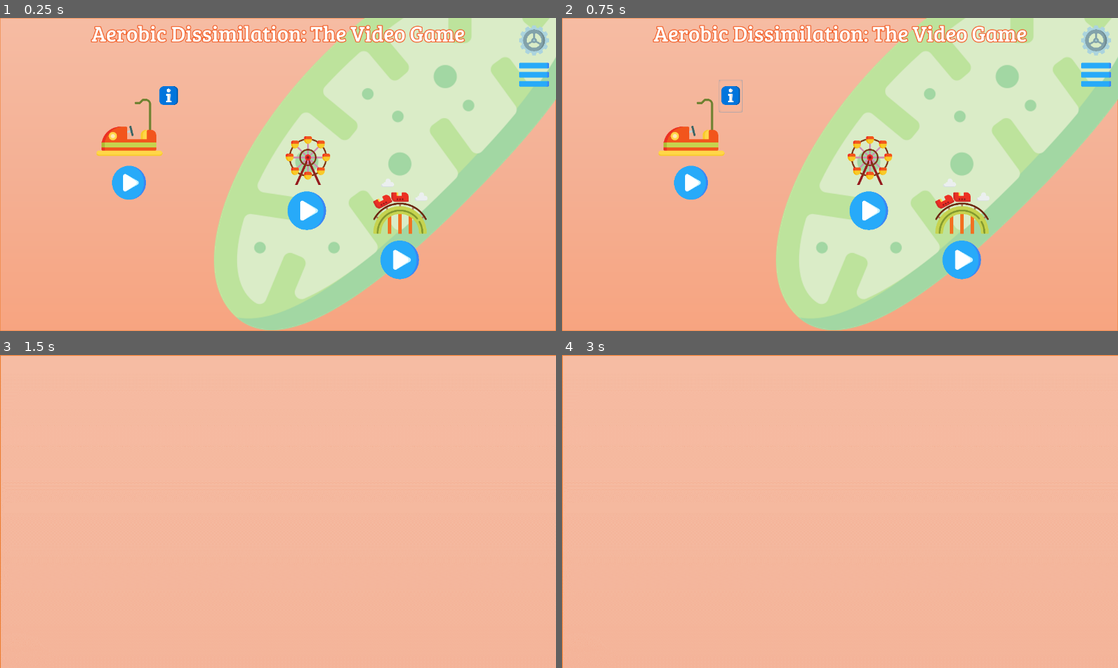
Above: before the commit, frames 1-4 (two rows, left to right).
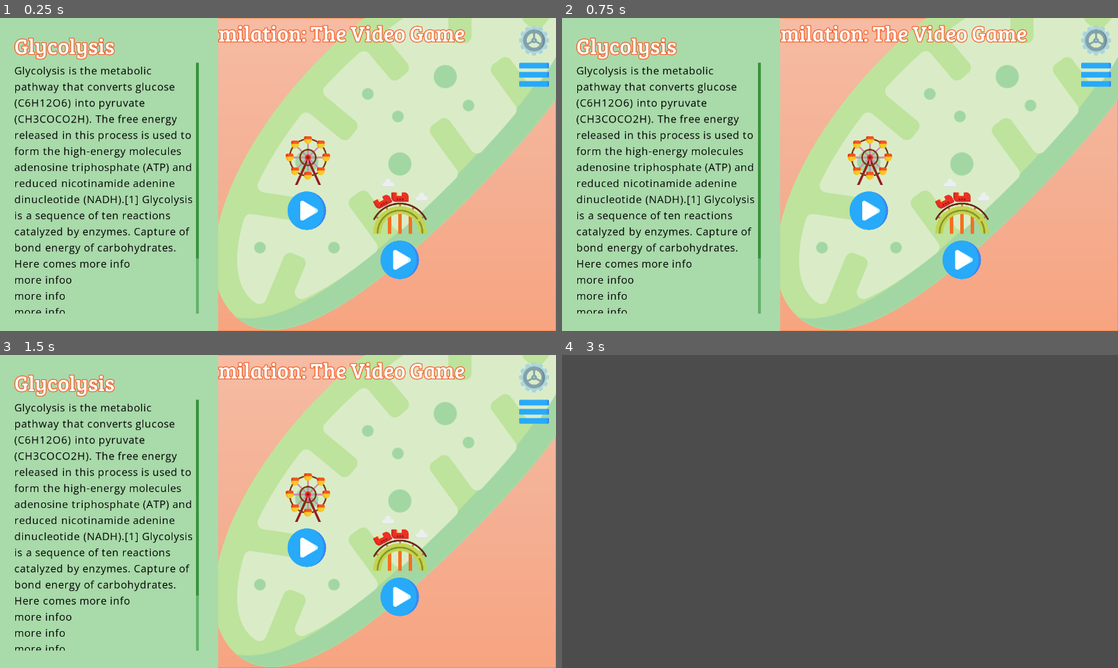
Above: after the commit, the same moments.

Repository: JJWRoeloffs/AerobicDissimilationGame
Game: Godot game, scene res://src/scenes/Main.tscn
The game is run twice, just before and just after one commit, with the same random seed, the same clock (stepped at 60 frames per second) and the same inputs.
Inputs (mouse positions are in pixels of both pictures, inside the frame that each line leads up to):
- Up to frame 1 (0.25 s): no input
- Up to frame 2 (0.75 s): click (728, 96) at 0.5 s
- Up to frame 3 (1.5 s): click (127, 520) at 1.25 s
- Up to frame 4 (3 s): click (689, 520) at 2.02 s; click (867, 549) at 2.77 s

The runs differ from the first frame. In frame 1, 39% of the frame differs, in the area x 0-40%, y 0-100%; in frame 2, 39%; in frame 3, 81%; in frame 4, 100%, in the area x 0-100%, y 0-100%.
Error after the commit: Parse Error: The identifier "signal" isn't declared in the current scope. (res://src/buttons/InfoButton.gd:12)

Commit message:
info popup has the right fonts, only the info button doesn't work yet

Diff:
--- /dev/null
+++ b/assets/fonts/dark_green_scrollbar_style.tres
@@ -0,0 +1,5 @@
+[gd_resource type="StyleBoxFlat" format=2]
+
+[resource]
+content_margin_left = 7.0
+bg_color = Color( 0.0503235, 0.378906, 0.0577074, 1 )
--- /dev/null
+++ b/assets/fonts/green_scrollbar_style.tres
@@ -0,0 +1,5 @@
+[gd_resource type="StyleBoxFlat" format=2]
+
+[resource]
+content_margin_left = 7.0
+bg_color = Color( 0.388235, 0.705882, 0.427451, 1 )
--- /dev/null
+++ b/assets/fonts/info_text_theme.tres
@@ -0,0 +1,24 @@
+[gd_resource type="Theme" load_steps=6 format=2]
+
+[ext_resource path="res://assets/fonts/OpenSans-Regular.ttf" type="DynamicFontData" id=1]
+[ext_resource path="res://assets/fonts/green_scrollbar_style.tres" type="StyleBox" id=3]
+[ext_resource path="res://assets/fonts/dark_green_scrollbar_style.tres" type="StyleBox" id=4]
+
+[sub_resource type="StyleBoxFlat" id=8]
+content_margin_left = 7.0
+bg_color = Color( 0.224304, 0.574219, 0.231445, 1 )
+
+[sub_resource type="DynamicFont" id=1]
+size = 24
+extra_spacing_top = 1
+extra_spacing_bottom = 1
+extra_spacing_char = 1
+font_data = ExtResource( 1 )
+
+[resource]
+default_font = SubResource( 1 )
+VScrollBar/styles/grabber = SubResource( 8 )
+VScrollBar/styles/grabber_highlight = ExtResource( 4 )
+VScrollBar/styles/grabber_pressed = ExtResource( 4 )
+VScrollBar/styles/scroll = ExtResource( 3 )
+VScrollBar/styles/scroll_focus = null
--- /dev/null
+++ b/assets/fonts/white_gradient.tres
@@ -0,0 +1,5 @@
+[gd_resource type="Gradient" format=2]
+
+[resource]
+offsets = PoolRealArray( 0 )
+colors = PoolColorArray( 0.067749, 0.722656, 0.185428, 1 )
--- a/src/buttons/InfoButton.gd
+++ b/src/buttons/InfoButton.gd
@@ -1,13 +1,26 @@
 tool
 extends Button
 
-export(String, FILE) var next_scene_path: = ""
+#export(String, FILE) var next_scene_path: = ""
 
-func _on_button_up() -> void:
-    get_tree().change_scene(next_scene_path)
+onready var scene_tree: = get_tree()
+onready var info_overlay: ColorRect = get_node("InfoRect")
 
-func _get_configuration_warning() -> String:
-    if next_scene_path == "":
-        return "next_scene_path has to be set for button to work"
-    else:
-        return ""
+var paused: = false setget set_paused
+
+func _unhandled_input(event: InputEvent) -> void:
+    if signal._on_InfoButton_up():
+        paused = not paused
+        #get_tree().change_scene(next_scene_path)
+        info_overlay.visible = true
+
+func set_paused(value: bool=true) -> void:
+    paused = value
+    scene_tree.paused = value
+    info_overlay.visible = value
+
+#func _get_configuration_warning() -> String:
+#    if next_scene_path == "":
+#        return "next_scene_path has to be set for button to work"
+#    else:
+#        return ""
--- /dev/null
+++ b/src/buttons/InfoButton.tscn
@@ -0,0 +1,17 @@
+[gd_scene load_steps=3 format=2]
+
+[ext_resource path="res://src/buttons/InfoButton.gd" type="Script" id=1]
+[ext_resource path="res://assets/images/info.png" type="Texture" id=2]
+
+[node name="InfoButton" type="Button"]
+anchor_left = 0.282031
+anchor_top = 0.197222
+anchor_right = 0.325
+anchor_bottom = 0.301389
+icon = ExtResource( 2 )
+flat = true
+expand_icon = true
+script = ExtResource( 1 )
+__meta__ = {
+"_edit_use_anchors_": true
+}
--- /dev/null
+++ b/src/scenes/infomenus/InfoMenuControl.gd
@@ -0,0 +1,3 @@
+extends Control
+
+export(String, FILE) var info_button_overlay: = ""
--- /dev/null
+++ b/src/scenes/infomenus/InfoMenuControl.tscn
@@ -0,0 +1,52 @@
+[gd_scene load_steps=4 format=2]
+
+[ext_resource path="res://assets/fonts/aerobic_dissimilation_theme.tres" type="Theme" id=1]
+[ext_resource path="res://assets/fonts/info_text_theme.tres" type="Theme" id=2]
+[ext_resource path="res://src/scenes/infomenus/InfoMenuControl.gd" type="Script" id=3]
+
+[node name="InfoMenuControl" type="Control"]
+margin_right = 502.0
+margin_bottom = 723.0
+script = ExtResource( 3 )
+
+[node name="InfoRect" type="ColorRect" parent="."]
+anchor_right = 1.0
+anchor_bottom = 1.0
+color = Color( 0.666667, 0.858824, 0.670588, 1 )
+
+[node name="VBoxContainer" type="VBoxContainer" parent="InfoRect"]
+anchor_right = 1.0
+anchor_bottom = 1.0
+margin_left = 33.0
+margin_top = 29.0
+margin_right = -44.0
+margin_bottom = -43.0
+
+[node name="InfoTitle" type="RichTextLabel" parent="InfoRect/VBoxContainer"]
+margin_right = 425.0
+margin_bottom = 70.0
+focus_mode = 2
+size_flags_horizontal = 3
+theme = ExtResource( 1 )
+text = "Glycolysis"
+fit_content_height = true
+selection_enabled = true
+override_selected_font_color = true
+
+[node name="InfoText" type="RichTextLabel" parent="InfoRect/VBoxContainer"]
+margin_top = 74.0
+margin_right = 425.0
+margin_bottom = 651.0
+size_flags_horizontal = 3
+size_flags_vertical = 3
+theme = ExtResource( 2 )
+custom_colors/default_color = Color( 0, 0, 0, 1 )
+text = "Glycolysis is the metabolic pathway that converts glucose (C6H12O6) into pyruvate (CH3COCO2H). The free energy released in this process is used to form the high-energy molecules adenosine triphosphate (ATP) and reduced nicotinamide adenine dinucleotide (NADH).[1] Glycolysis is a sequence of ten reactions catalyzed by enzymes. Capture of bond energy of carbohydrates.
+Here comes more info
+more infoo
+more info
+more info
+more info
+more info
+more info
+!!!"
--- a/src/scenes/menu/CellMap.tscn
+++ b/src/scenes/menu/CellMap.tscn
@@ -5,8 +5,8 @@
 [ext_resource path="res://assets/images/settings.png" type="Texture" id=3]
 [ext_resource path="res://assets/fonts/aerobic_dissimilation_theme.tres" type="Theme" id=4]
 [ext_resource path="res://src/buttons/PlayButton.tscn" type="PackedScene" id=5]
-[ext_resource path="res://assets/images/info.png" type="Texture" id=6]
-[ext_resource path="res://src/buttons/InfoButton.gd" type="Script" id=7]
+[ext_resource path="res://src/buttons/InfoButton.tscn" type="PackedScene" id=6]
+[ext_resource path="res://src/scenes/infomenus/InfoMenuControl.tscn" type="PackedScene" id=7]
 
 [node name="CellMap" type="Control"]
 margin_right = 1280.0
@@ -18,6 +18,8 @@
 anchor_bottom = 1.0
 texture = ExtResource( 1 )
 expand = true
+
+[node name="InfoButton" parent="." instance=ExtResource( 6 )]
 
 [node name="SetHamContainer" type="VBoxContainer" parent="."]
 anchor_left = 0.928723
@@ -87,15 +89,7 @@
 anchor_bottom = 0.842667
 next_scene_path = "res://src/scenes/oxidative_phosphorilation/start_ox_phor.tscn"
 
-[node name="InfoButton" type="Button" parent="."]
-anchor_left = 0.282031
-anchor_top = 0.197222
-anchor_right = 0.325
-anchor_bottom = 0.301389
-icon = ExtResource( 6 )
-flat = true
-expand_icon = true
-script = ExtResource( 7 )
-__meta__ = {
-"_edit_use_anchors_": true
-}
+[node name="InfoMenuControl" parent="." instance=ExtResource( 7 )]
+
+[connection signal="draw" from="CellBackground" to="InfoMenuControl" method="_on_draw"]
+[connection signal="button_up" from="InfoButton" to="InfoButton" method="_on_InfoButton_up"]
--- a/src/scenes/menu/info_menu.tscn
+++ b/src/scenes/menu/info_menu.tscn
@@ -1,47 +1,8 @@
-[gd_scene load_steps=3 format=2]
+[gd_scene load_steps=2 format=2]
 
-[ext_resource path="res://assets/fonts/aerobic_dissimilation_theme.tres" type="Theme" id=1]
-[ext_resource path="res://assets/images/yellow_background.png" type="Texture" id=2]
+[ext_resource path="res://src/scenes/infomenus/InfoMenuControl.tscn" type="PackedScene" id=1]
 
 [node name="InfoMenu" type="Node2D"]
 position = Vector2( 0, -1 )
 
-[node name="InfoMenuControl" type="Control" parent="."]
-margin_right = 502.0
-margin_bottom = 723.0
-
-[node name="TextureRect" type="TextureRect" parent="InfoMenuControl"]
-anchor_right = 1.0
-anchor_bottom = 1.0
-texture = ExtResource( 2 )
-expand = true
-stretch_mode = 2
-
-[node name="VBoxContainer" type="VBoxContainer" parent="InfoMenuControl"]
-anchor_right = 1.0
-anchor_bottom = 1.0
-margin_left = 33.0
-margin_top = 29.0
-margin_right = -44.0
-margin_bottom = -43.0
-
-[node name="InfoTitle" type="RichTextLabel" parent="InfoMenuControl/VBoxContainer"]
-margin_right = 425.0
-margin_bottom = 70.0
-focus_mode = 2
-size_flags_horizontal = 3
-theme = ExtResource( 1 )
-text = "Glycolysis"
-fit_content_height = true
-selection_enabled = true
-override_selected_font_color = true
-
-[node name="InfoText" type="RichTextLabel" parent="InfoMenuControl/VBoxContainer"]
-margin_top = 74.0
-margin_right = 425.0
-margin_bottom = 651.0
-size_flags_horizontal = 3
-size_flags_vertical = 3
-theme = ExtResource( 1 )
-custom_colors/default_color = Color( 0, 0, 0, 1 )
-text = "Glycolysis is the metabolic pathway that converts glucose (C6H12O6) into pyruvate (CH3COCO2H). The free energy released in this process is used to form the high-energy molecules adenosine triphosphate (ATP) and reduced nicotinamide adenine dinucleotide (NADH).[1] Glycolysis is a sequence of ten reactions catalyzed by enzymes. Capture of bond energy of carbohydrates."
+[node name="InfoMenuControl" parent="." instance=ExtResource( 1 )]
Binary file added: assets/fonts/OpenSans-Regular.ttf
Not shown, added: sources.txt
